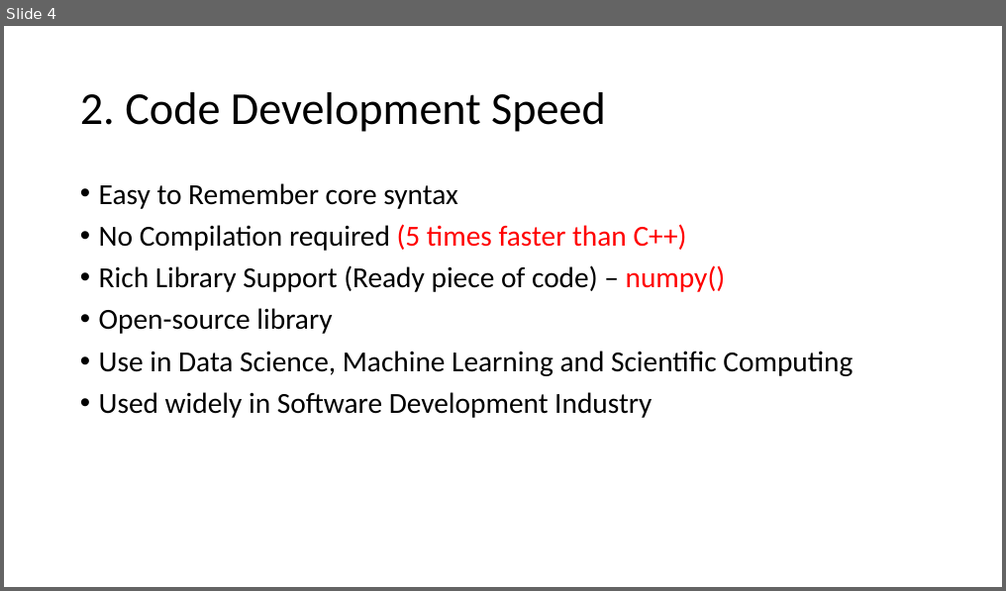
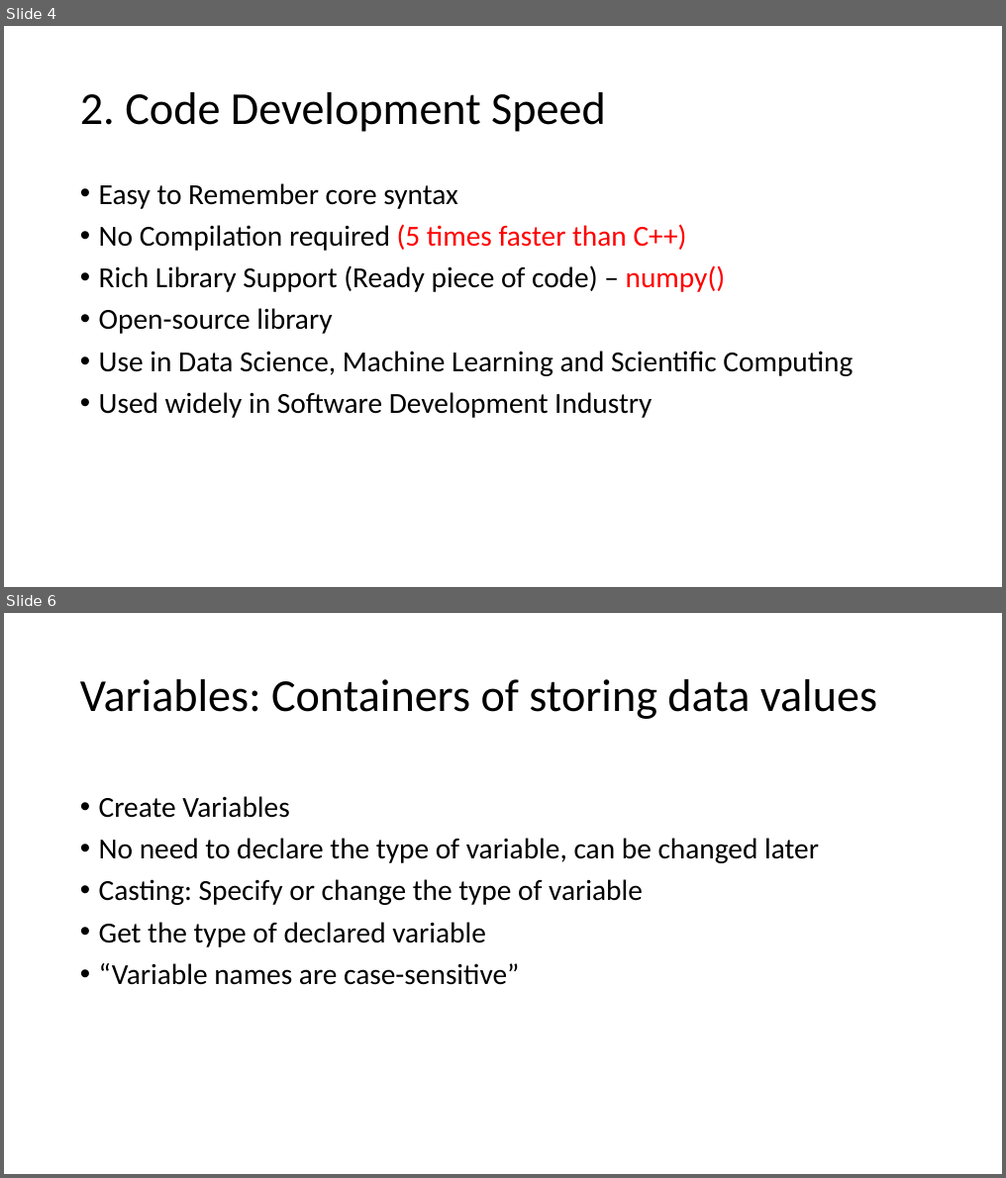
Before and after one commit to AtharvaGokhale95/JnanaPrabodhini_FundamentalsofProgramming, a slide deck: Presentations/PPT3_Python_Basics.pptx. Shown one above the other, each under a label of ours: slide 4 before the commit, slides 4 and 6 after it; the slides between them are not shown. The pictures are 1006x591 and 1006x1178 pixels, drawn with LibreOffice and Linux fonts; fonts in the diff are those of the drawing. Boxes give left, top, right and bottom in pixels: in the first picture for what was removed or moved away, otherwise in the second. Text is boxed around its words. In the diff, an @@ line names an element or a change of style, - is before the commit and + after.

```diff
--- a/Presentations/PPT3_Python_Basics.pptx
+++ b/Presentations/PPT3_Python_Basics.pptx
@@ slide 6 added at [4, 613, 1002, 1174], background #FFFFFF @@
@@ title added at [80, 679, 877, 719], 44 pt, text #000000 @@
+Variables: Containers of storing data values
@@ text added at [99, 796, 819, 985], 28 pt, text #000000 @@
+• Create Variables
+• No need to declare the type of variable, can be changed later
+• Casting: Specify or change the type of variable
+• Get the type of declared variable
+• “Variable names are case-sensitive”
```
Also in this commit, not shown: 2 slides changed, 4 other slides added.
